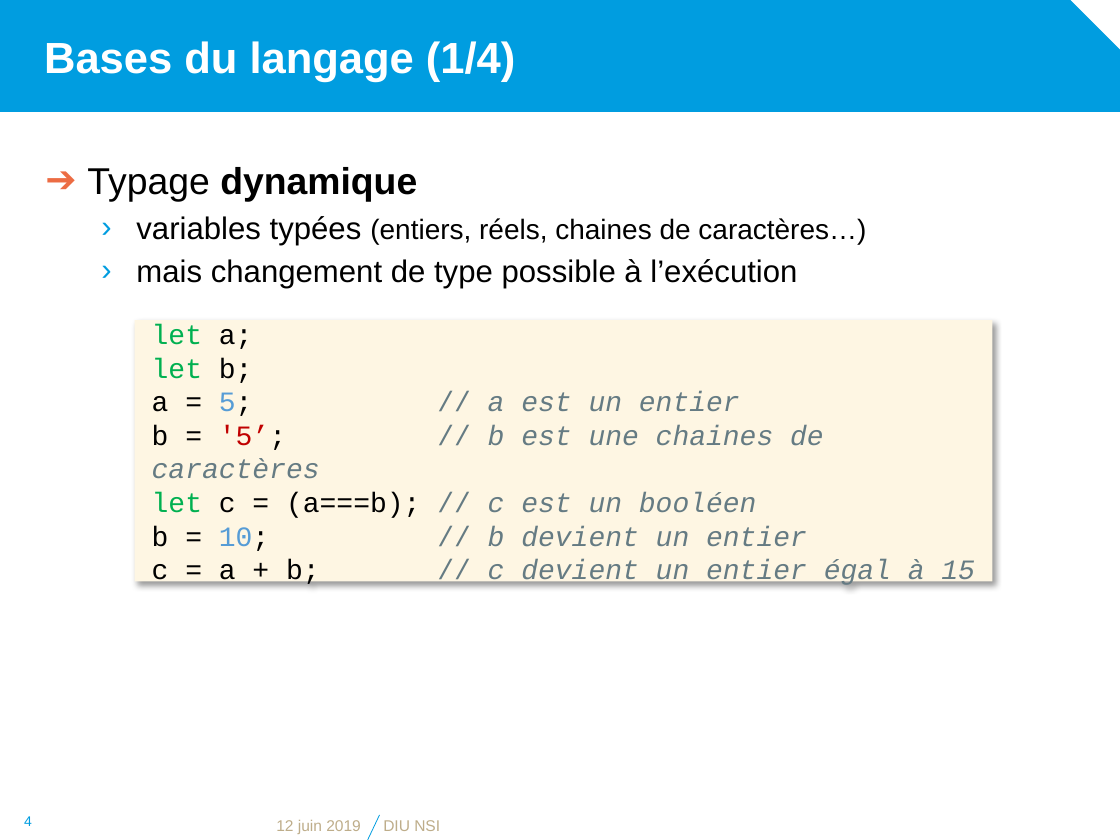
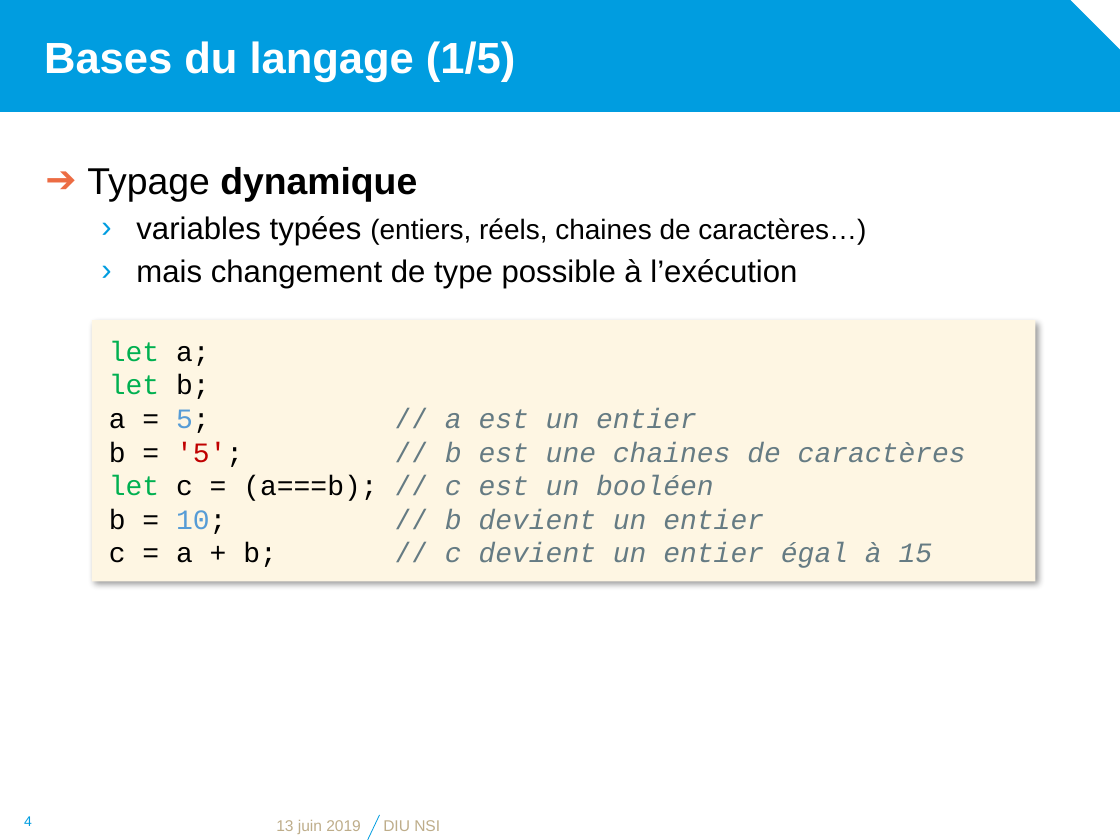
Before and after one commit to diu-uf-bordeaux/bloc1, a slide deck: slide 4 of web/4-JS/JavaScript.pptx. Drawn at 1120x840 pixels with LibreOffice and Linux fonts; fonts in the diff are those of the drawing; background and template pictures are left out. Boxes give left, top, right and bottom in pixels: in the first picture for what was removed or moved away, otherwise in the second. Text is boxed around its words. In the diff, an @@ line names an element or a change of style, - is before the commit and + after.

Commit message:
Typo HTTP + slide supplémentaire objet JavaScript

```diff
--- a/web/4-JS/JavaScript.pptx
+++ b/web/4-JS/JavaScript.pptx
@@ title at <box>44,41,515,82</box>: text changed @@
-Bases du langage (1/4)
+Bases du langage (1/5)
@@ rectangle "let a;": place and size @@
-rectangle "let a;" at <box>134,320,992,581</box>
+rectangle "let a;" at <box>92,320,1035,581</box>
@@ text in rectangle at <box>109,442,966,467</box>: text changed @@
-b = '5’; // b est une chaines de caractères
+b = '5'; // b est une chaines de caractères
@@ text at <box>276,820,361,834</box>: text changed @@
-12 juin 2019
+13 juin 2019
```
Also in this commit, not shown: 3 other slides changed, 1 slide added, 2 other files.
